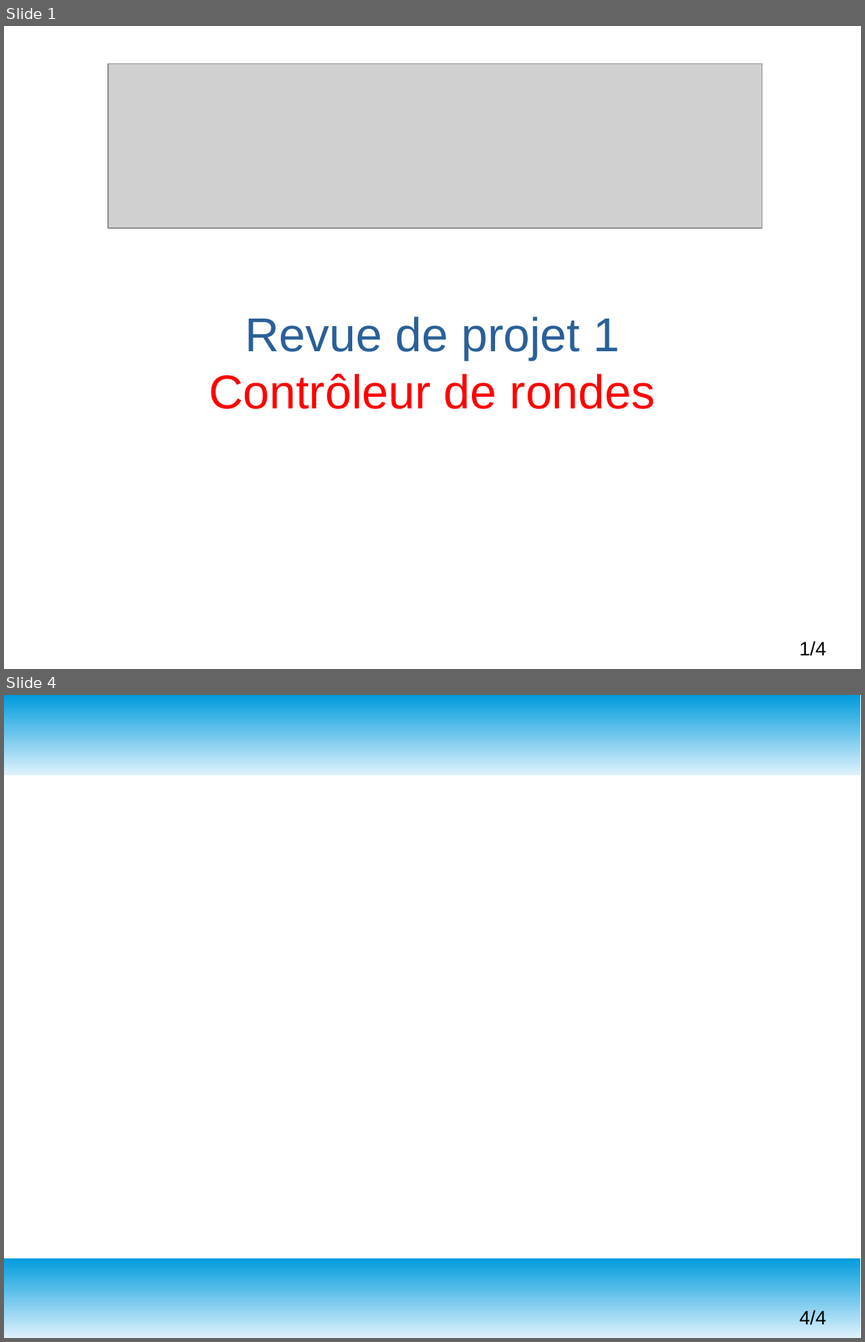
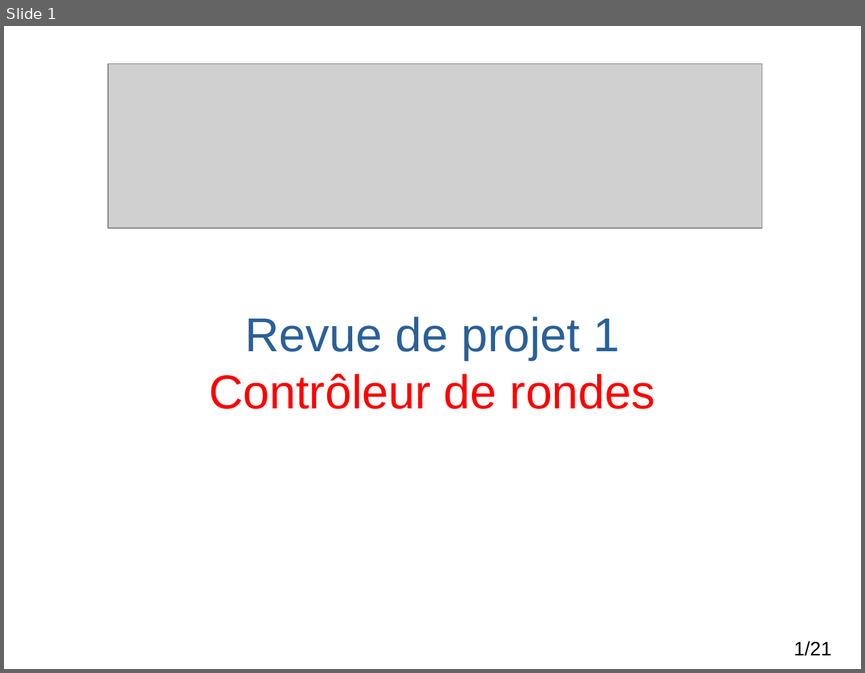
Before and after one commit to msoulard/ControleurDeRondes, a slide deck: Maëva/Diapo Revue 1.odp. Shown one above the other, each under a label of ours: slides 1 and 4 before the commit, slide 1 after it; the slides between them are not shown. The pictures are 865x1342 and 865x673 pixels, drawn with LibreOffice and Linux fonts; fonts in the diff are those of the drawing; grey boxes stand for pictures; background and template pictures are left out. Boxes give left, top, right and bottom in pixels: in the first picture for what was removed or moved away, otherwise in the second. Text is boxed around its words. In the diff, an @@ line names an element or a change of style, - is before the commit and + after.

```diff
--- a/Maëva/Diapo Revue 1.odp
+++ b/Maëva/Diapo Revue 1.odp
@@ slide 4 removed at <box>4,695,861,1338</box>, background #FFFFFF @@
@@ rectangle removed at <box>4,695,861,775</box> @@
@@ rectangle removed at <box>4,1258,861,1338</box> @@
@@ page number removed at <box>799,1310,826,1325</box> @@
-4/4
@@ page number at <box>793,641,832,656</box>: text changed @@
-1/4
+1/21
```
Also in this commit, not shown: 20 slides added, 2 other slides removed, 4 other files.
